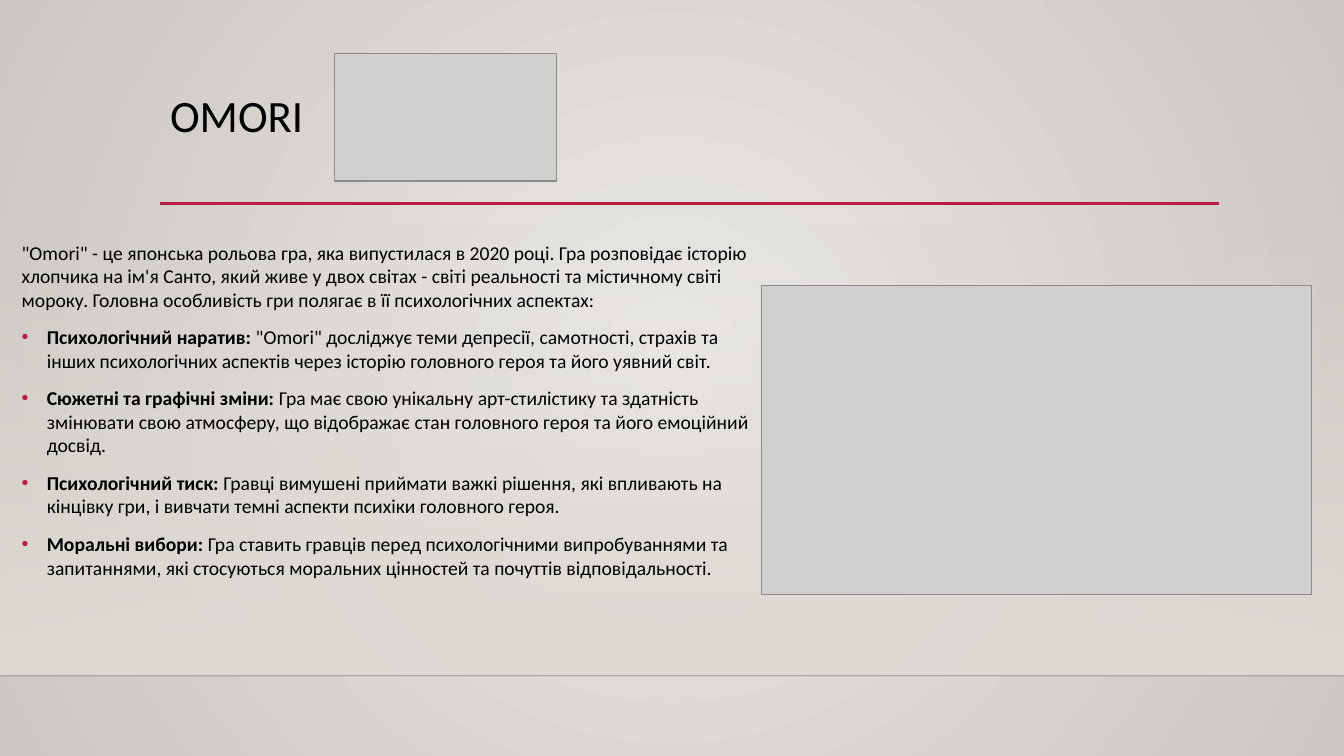
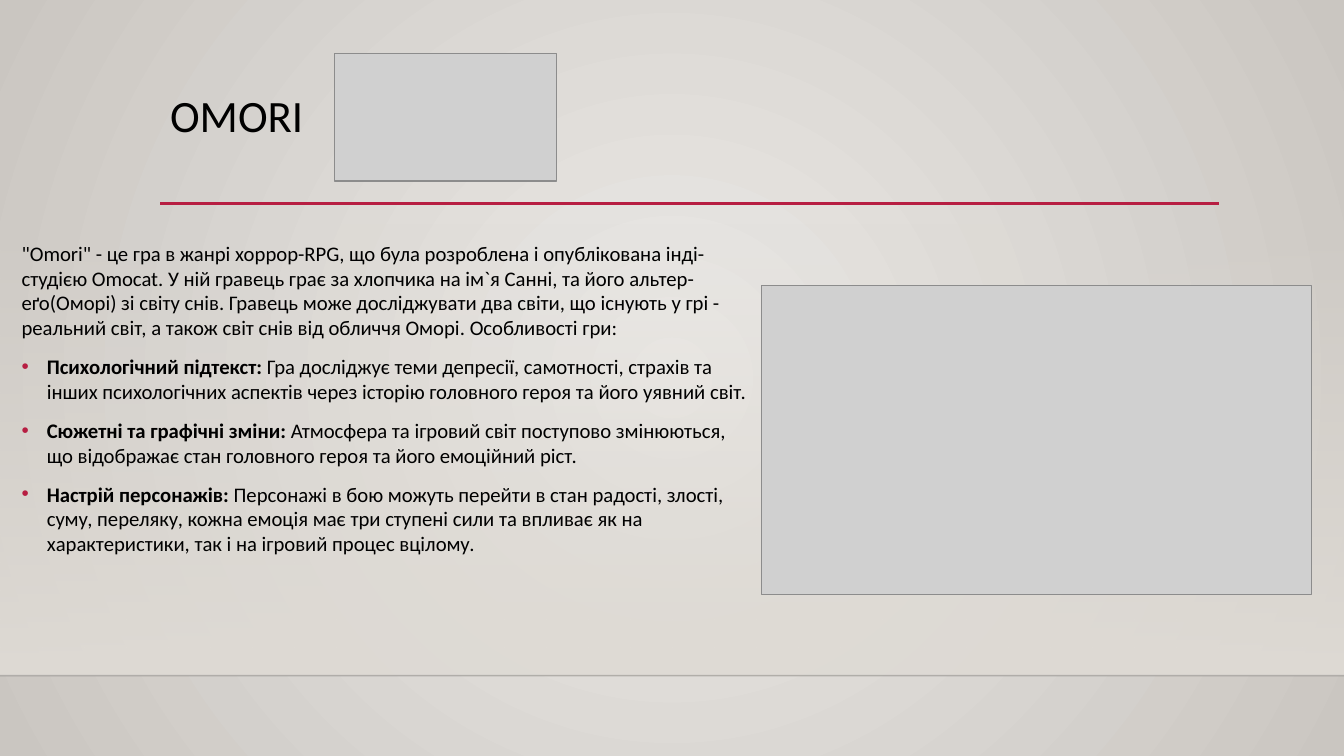
Before and after one commit to svixxn/pyscho-horror-game, a slide deck: slide 6 of Пітч гри.pptx (slide 7 before the commit). Drawn at 1344x756 pixels with LibreOffice and Linux fonts; fonts in the diff are those of the drawing; grey boxes stand for pictures; background and template pictures are left out. Boxes give left, top, right and bottom in pixels: in the first picture for what was removed or moved away, otherwise in the second. Text is boxed around its words. In the diff, an @@ line names an element or a change of style, - is before the commit and + after.

```diff
--- a/Пітч гри.pptx
+++ b/Пітч гри.pptx
@@ text at (22, 247, 746, 555): text changed; size 14 to 14.8 pt @@
-"Omori" - це японська рольова гра, яка випустилася в 2020 році. Гра розповідає історію хлопчика на ім'я Санто, який живе у двох світах - світі реальності та містичному світі мороку. Головна особливість гри полягає в її психологічних аспектах:
-• Психологічний наратив: "Omori" досліджує теми депресії, самотності, страхів та інших психологічних аспектів через історію головного героя та його уявний світ.
-• Сюжетні та графічні зміни: Гра має свою унікальну арт-стилістику та здатність змінювати свою атмосферу, що відображає стан головного героя та його емоційний досвід.
-• Психологічний тиск: Гравці вимушені приймати важкі рішення, які впливають на кінцівку гри, і вивчати темні аспекти психіки головного героя.
-• Моральні вибори: Гра ставить гравців перед психологічними випробуваннями та запитаннями, які стосуються моральних цінностей та почуттів відповідальності.
+"Omori" - це гра в жанрі хоррор-RPG, що була розроблена і опублікована інді-студією Omocat. У ній гравець грає за хлопчика на ім`я Санні, та його альтер-еґо(Оморі) зі світу снів. Гравець може досліджувати два світи, що існують у грі - реальний світ, а також світ снів від обличчя Оморі. Особливості гри:
+• Психологічний підтекст: Гра досліджує теми депресії, самотності, страхів та інших психологічних аспектів через історію головного героя та його уявний світ.
+• Сюжетні та графічні зміни: Атмосфера та ігровий світ поступово змінюються, що відображає стан головного героя та його емоційний ріст.
+• Настрій персонажів: Персонажі в бою можуть перейти в стан радості, злості, суму, переляку, кожна емоція має три ступені сили та впливає як на характеристики, так і на ігровий процес вцілому.
```
Also in this commit, not shown: 11 other slides changed, 3 slides added, 6 other files.
